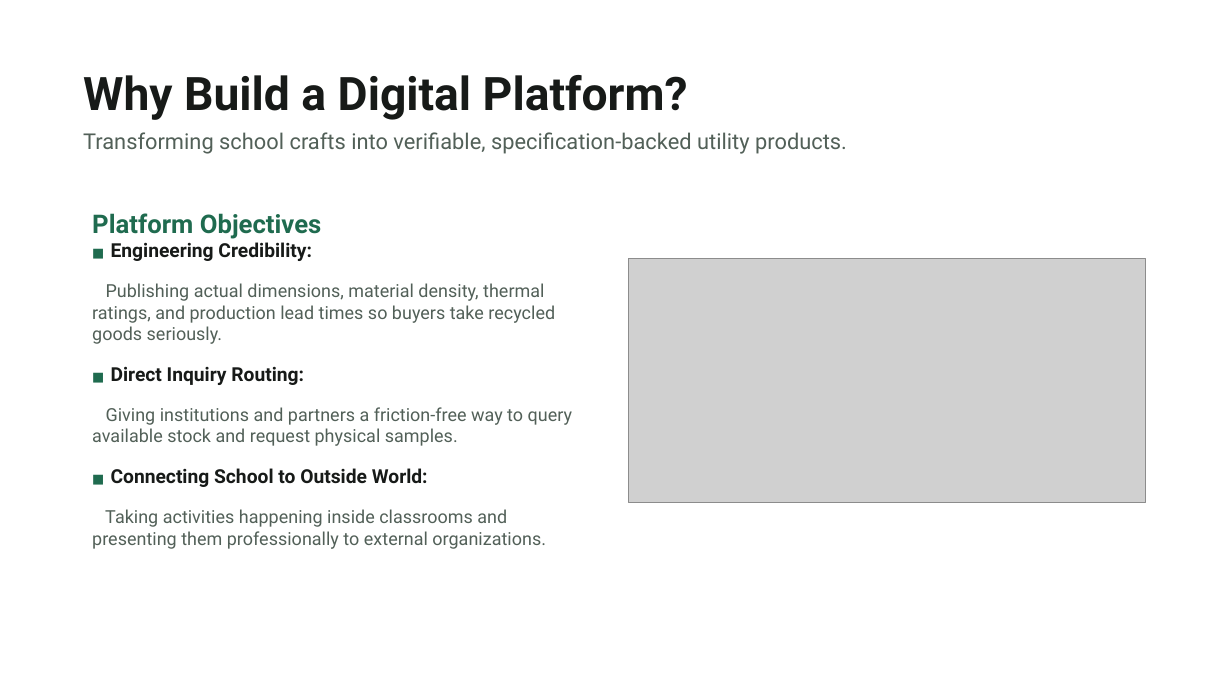
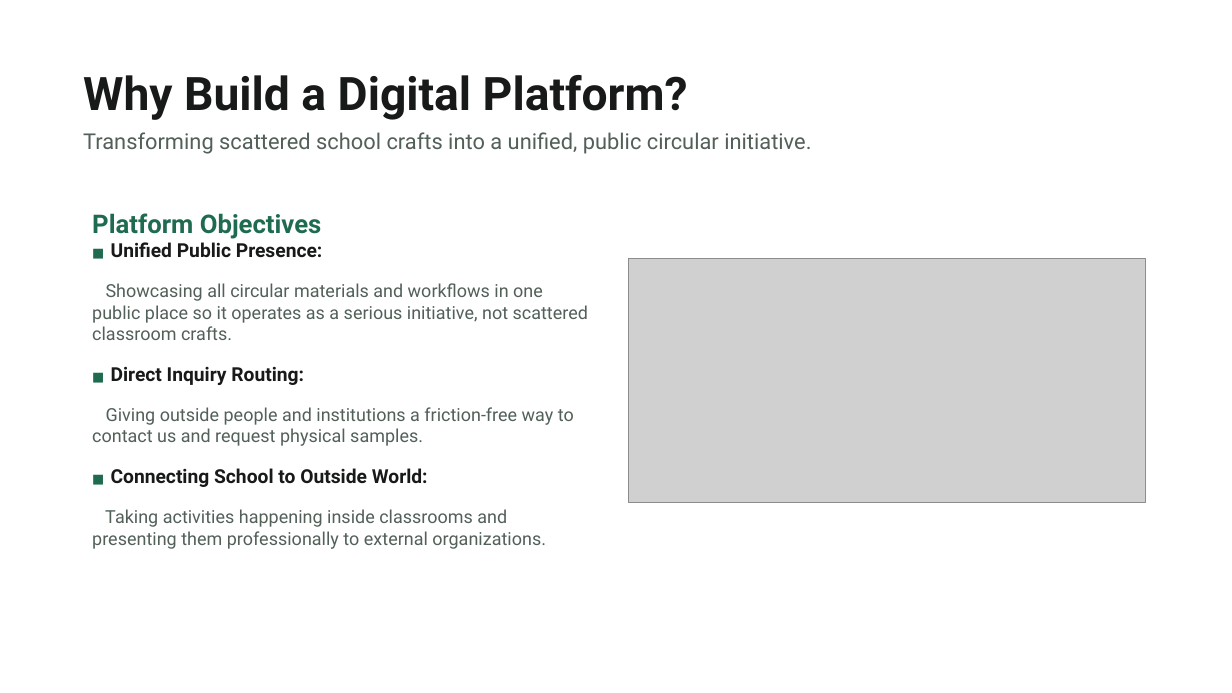
Before and after one commit to Harman209/ecoloop, a slide deck: slide 5 of docs/presentation/ecoloop-presentation.pptx. Drawn at 1232x693 pixels with LibreOffice and Linux fonts; fonts in the diff are those of the drawing; grey boxes stand for pictures. Boxes give left, top, right and bottom in pixels: in the first picture for what was removed or moved away, otherwise in the second. Text is boxed around its words. In the diff, an @@ line names an element or a change of style, - is before the commit and + after.

```diff
--- a/docs/presentation/ecoloop-presentation.pptx
+++ b/docs/presentation/ecoloop-presentation.pptx
@@ text at [83,132,811,154]: text changed @@
-Transforming school crafts into verifiable, specification-backed utility products.
+Transforming scattered school crafts into a unified, public circular initiative.
@@ text at [92,242,588,446]: text changed @@
-■ Engineering Credibility:
-Publishing actual dimensions, material density, thermal ratings, and production lead times so buyers take recycled goods seriously.
-■ Direct Inquiry Routing:
-Giving institutions and partners a friction-free way to query available stock and request physical samples.
+■ Unified Public Presence:
+Showcasing all circular materials and workflows in one public place so it operates as a serious initiative, not scattered classroom crafts.
+■ Direct Inquiry Routing:
+Giving outside people and institutions a friction-free way to contact us and request physical samples.
```
Also in this commit, not shown: 2 other slides changed, 7 other files.
